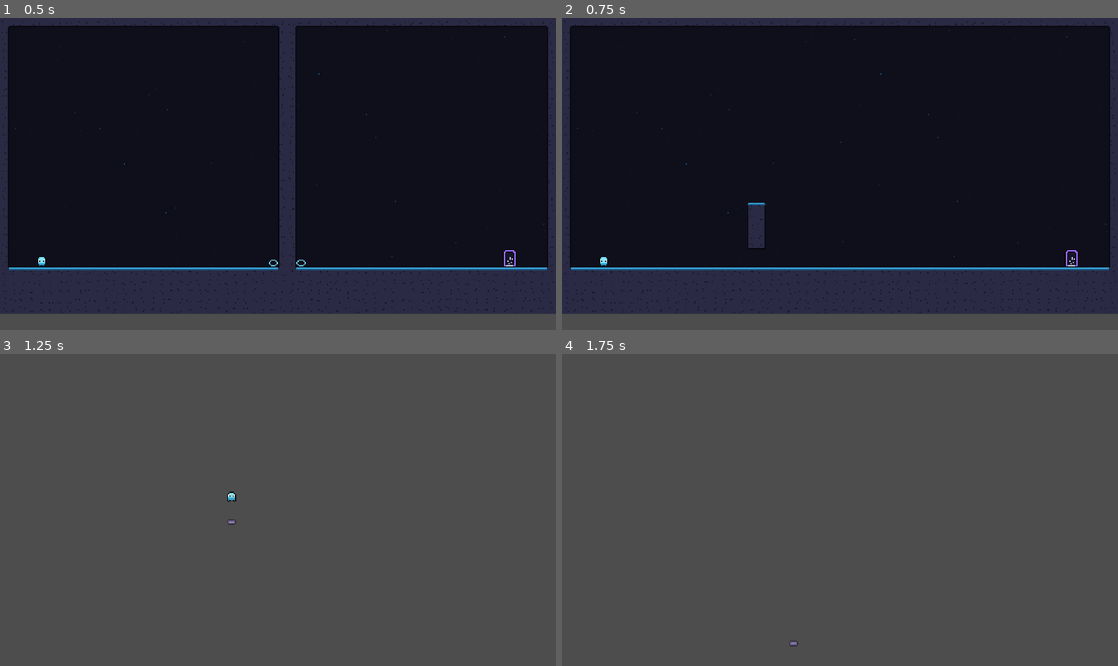
Above: before the commit, frames 1-4 (two rows, left to right).
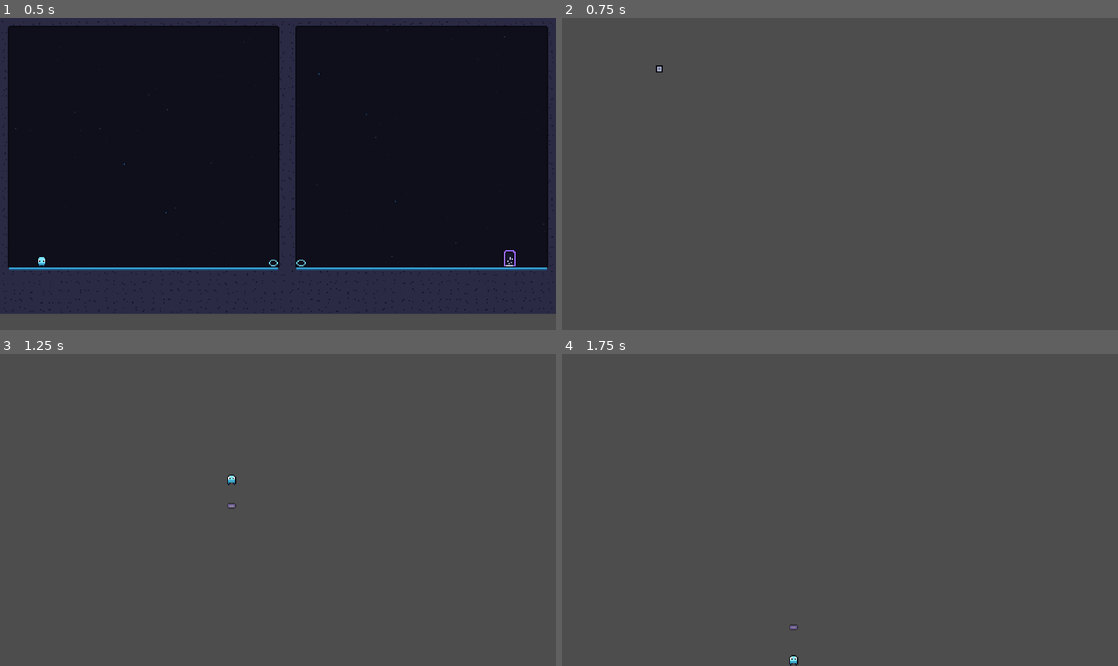
Above: after the commit, the same moments.

Repository: Giuseph66/Pixel
Game: Godot game, scene res://tools/check_sandbox.tscn
Same seed, same stepped clock (60 frames per second), same inputs: the game is played once before the commit and once after it. This scene is started directly instead of the project's main scene.
Inputs (mouse positions are in pixels of both pictures, inside the frame that each line leads up to):
- Up to frame 1 (0.5 s): no input
- Up to frame 2 (0.75 s): tap Enter at 0.5 s; move the mouse to (962, 158) at 0.52 s; hold D from 0.53 s (still down); hold Ctrl from 0.53 s (still down); click (962, 158) at 0.67 s
- Up to frame 3 (1.25 s): keep holding D; keep holding Ctrl; tap Space at 0.77 s
- Up to frame 4 (1.75 s): release D at 1.25 s; release Ctrl at 1.25 s; tap Space at 1.25 s; drag from (728, 525) to (812, 572) at 1.27 s

Frame 1 is identical in both runs. In frame 2, 95% of the frame differs, in the area x 0-100%, y 0-95%; in frame 3, 0.1%; in frame 4, 0.1%.
Error after the commit: Attempt to call function 'null::null (Callable)' on a null instance. (res://scripts/laser.gd:124)

Commit message:
fix: laser beam off-by-one and gate blindness
_measure() rounded the emitter's tile position instead of flooring it,
but position is always a tile center (x.5 in tile units) — roundi()
silently measured from one tile past the emitter, cutting the beam a
tile short one way and driving it a tile into the wall the other way.

The beam's solid-check also used is_solid(), which (like ground AI
before it switched to is_wall_or_gate()) is blind to gates: a closed
gate never blocked it.

Added regression tests for both in check_sandbox.gd, proven non-vacuous
by reverting each fix and confirming the expected failure first.

Diff:
--- a/scripts/laser.gd
+++ b/scripts/laser.gd
@@ -110,8 +110,13 @@
 
 
 func _measure() -> void:
-	var tx := roundi(position.x / 8.0)
-	var ty := roundi(position.y / 8.0)
+	# position is always a tile CENTER (tile_center() = tx*8+4), so
+	# position/8.0 lands exactly on tx+0.5. roundi() rounds .5 up, silently
+	# measuring from tx+1 instead of tx — off by one tile in the firing
+	# direction, which either cut the beam a tile short or drove it a tile
+	# into the wall depending on which way it fired. floori() lands on tx.
+	var tx := floori(position.x / 8.0)
+	var ty := floori(position.y / 8.0)
 	var steps := 0
 	while steps < MAX_REACH_TILES:
 		var nx := tx + int(dir.x) * (steps + 1)
--- a/scripts/level.gd
+++ b/scripts/level.gd
@@ -495,7 +495,11 @@
 					laser.speed_scale = intensity
 					laser.position = tile_center(tx, ty)
 					var facing := _laser_facing_h(tx, ty) if ch == "L" else _laser_facing_v(tx, ty)
-					laser.setup(facing, Callable(self, "is_solid"))
+					# is_wall_or_gate(), not is_solid(): a closed gate is not baked
+					# terrain, so is_solid() alone is blind to it — the beam would
+					# sail straight through a shut gate the same way ground AI used
+					# to walk through one before it got this same swap.
+					laser.setup(facing, Callable(self, "is_wall_or_gate"))
 					_entities.add_child(laser)
 					_lasers.append(laser)
 				"q", "Q":
--- a/tools/check_sandbox.gd
+++ b/tools/check_sandbox.gd
@@ -847,6 +847,26 @@
 	laser.queue_free()
 	await get_tree().process_frame
 
+	# Regression: position is always a tile CENTER (tx*8+4), landing
+	# _measure()'s tx/ty exactly on a half-integer. roundi() rounds that up,
+	# silently measuring from one tile past the emitter — cutting the beam a
+	# tile short firing one way, driving it a tile into the wall firing the
+	# other way, depending on which side of the half the rounding lands on.
+	var reach_laser := Laser.new()
+	reach_laser.position = Vector2(10 * 8 + 4, 5 * 8 + 4)
+	add_child(reach_laser)
+	await get_tree().process_frame
+	reach_laser.setup(Vector2.RIGHT, func(nx: int, ny: int) -> bool: return nx == 15 and ny == 5)
+	reach_laser._measure()
+	if not is_equal_approx(reach_laser._reach, 36.0):
+		bad += _fail("a laser firing right measured %s, wanted 36 (a wall 5 tiles away)" % reach_laser._reach)
+	reach_laser.setup(Vector2.LEFT, func(nx: int, ny: int) -> bool: return nx == 5 and ny == 5)
+	reach_laser._measure()
+	if not is_equal_approx(reach_laser._reach, 36.0):
+		bad += _fail("a laser firing left measured %s, wanted 36 — likely overshooting into the wall" % reach_laser._reach)
+	reach_laser.queue_free()
+	await get_tree().process_frame
+
 	# Facing: 'L' only ever reads left/right, 'K' only ever reads up/down — an
 	# 'L' boxed in on the vertical axis but open sideways still has to pick a
 	# side rather than falling back to firing through the floor.
@@ -865,6 +885,29 @@
 	if level._laser_facing_v(22, 26) != Vector2.UP:
 		bad += _fail("a 'K' standing on the floor did not face up")
 	level.queue_free()
+	await get_tree().process_frame
+
+	# Regression: the beam's solid-check used to be is_solid(), which is
+	# blind to gates the same way ground AI used to be before it switched to
+	# is_wall_or_gate() — a closed gate never blocked the beam.
+	var gg := Levels.blank()
+	Levels.rect(gg, 0, 27, Levels.COLS, 5, "#")
+	Levels.rect(gg, 18, 20, 2, 5, "#")
+	Levels.put(gg, 20, 22, "L")
+	Levels.put(gg, 30, 22, "G")
+	Levels.put(gg, 4, 26, "P")
+	Levels.put(gg, 54, 26, "X")
+	var groom := Sandbox.normalise({"rows": Levels.bake(gg)})
+	var glevel := Level.new()
+	glevel.setup(0, Sandbox.to_level_data(groom))
+	add_child(glevel)
+	await get_tree().process_frame
+	var gate_laser: Laser = glevel._lasers[0]
+	gate_laser._physics_process(Laser.SLEEP + Laser.WARN + 0.01)
+	var expect_reach := (30 - 20 - 1) * 8.0 + 4.0
+	if not is_equal_approx(gate_laser._reach, expect_reach):
+		bad += _fail("a laser's beam passed through a closed gate (reach %s, wanted %s)" % [gate_laser._reach, expect_reach])
+	glevel.queue_free()
 	await get_tree().process_frame
 	return bad
 
